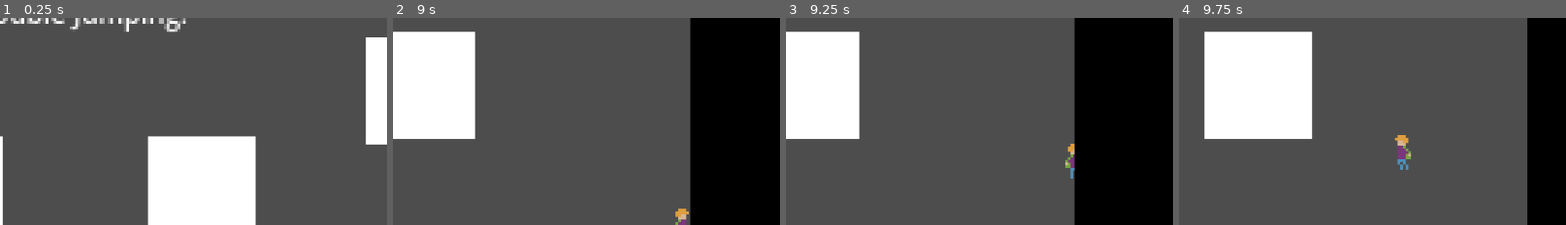
Above: before the commit, frames 1-4 (left to right).
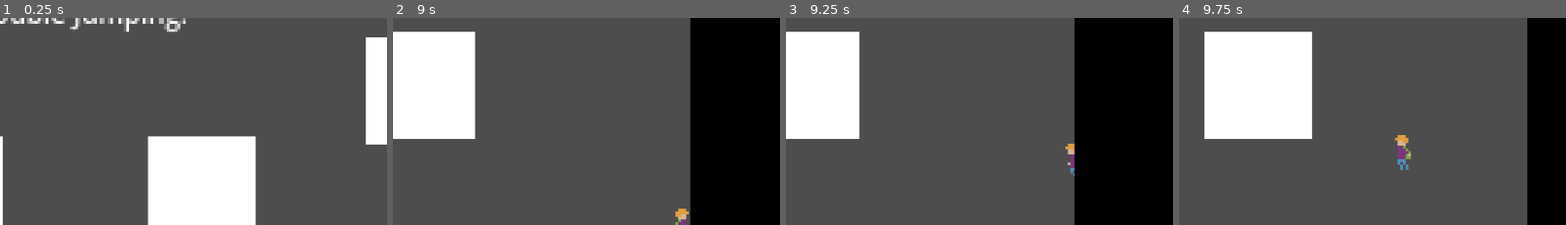
Above: after the commit, the same moments.

Repository: pidguit/Luminance
Game: Godot game, scene res://test level.tscn
The game is run twice, just before and just after one commit, with the same random seed, the same clock (stepped at 60 frames per second) and the same inputs.
Inputs:
- Up to frame 1 (0.25 s): no input
- Up to frame 2 (9 s): hold D (move_right) 0.53-2.03 s; tap Shift (slide) at 0.6, 1.55, 2.1, 2.85, 4.35, 5.1, 6.05, 6.6, 7.35, 8.85 s; tap Space (jump) at 0.77, 0.8, 1.07, 1.35, 1.52, 1.82, 2.3, 3.02, 3.32, 3.6, 3.77, 4.07, 4.52, 4.82, 5.3, 5.85, 6.02, 6.32, 6.77, 6.8, 7.07, 7.52, 7.82, 8.1 s; hold A (move_left) 2.03-2.78 s; hold D (move_right) 2.78-4.28 s; hold A (move_left) 4.28-5.03 s; hold D (move_right) 5.03-5.78 s; hold A (move_left) 5.78-7.28 s; hold D (move_right) from 7.28 s (still down)
- Up to frame 3 (9.25 s): keep holding D (move_right); tap Space (jump) at 9.02 s
- Up to frame 4 (9.75 s): tap Space (jump) at 9.32 s; release D (move_right) at 9.53 s; hold A (move_left) from 9.53 s (still down); tap Shift (slide) at 9.6 s
The pictures show only the part of the screen within x 14-64%, y 44-94%; the shares and areas given below are measured in that part.

Frames 1-2 are identical in both runs. In frame 3, 0.2% of the frame differs, in the area x 72-75%, y 60-78%; in frame 4, nothing differs.

Commit message:
Added the headlamp sprite for when in darkness, also added a bunch of comments describing what each block does in the player file

Diff:
--- a/player.gd
+++ b/player.gd
@@ -35,10 +35,12 @@
 var crouching = false
 var aircrouch = false
 
+var brightness = "light"
+
 func _physics_process(delta: float) -> void:
-
 	# direction the player is facing (put at top just in case for later cause there's a lot of things that use this)
 	var direction = 0
+
 	# Add the gravity and set max fall speed
 	if not is_on_floor():
 		velocity += get_gravity() * delta
@@ -47,16 +49,22 @@
 		if velocity.y > maxfallspeed:
 			velocity.y = maxfallspeed
 
-	# Resets double jump while on floor
+	# Resets double jump while on floor and animates walking and idle
 	if is_on_floor():
 		airjumpsavailable = MaxAirJumps
 		slide_jump = false
 		walljump = false
 		walljumpoverride = false
 		if velocity.x == 0:
-			$AnimatedSprite2D.play("Idle")
+			if brightness == "dark":
+				$AnimatedSprite2D.play("IdleLight")
+			else:
+				$AnimatedSprite2D.play("Idle")
 		elif is_sliding == false:
-			$AnimatedSprite2D.play("Walking")
+			if brightness == "dark":
+				$AnimatedSprite2D.play("WalkingLight")
+			else:
+				$AnimatedSprite2D.play("Walking")
 
 	# Starts a Slide
 	if is_on_floor() and Input.is_action_just_pressed("slide") and is_sliding == false:
@@ -70,11 +78,8 @@
 		crouching = true
 	elif not is_on_floor() and Input.is_action_pressed("move_down"):
 		aircrouch = true
-		if airjumpsavailable < 1 or walljump:
+		if airjumpsavailable < 1 or walljump or (velocity.y != 0 and (not crouching or not aircrouch)):
 			crouching = false
-			aircrouch = false
-		if velocity.y != 0 and (not crouching or not aircrouch):
-			crouching  = false
 			aircrouch = false
 	elif can_stand_up() == false:
 			crouching = true
@@ -83,6 +88,7 @@
 		crouching = false
 		aircrouch = false
 
+	# Counts down the sliding timer and ends slide
 	if is_sliding == true:
 		slide_timer -= delta # Starts timer
 		if Input.is_action_just_pressed("jump"): # Cancels slide for a slide jump
@@ -121,9 +127,9 @@
 	# Walking target velocity, this is the default
 	var target_velocity_x = direction * SPEED
 
+	# Can't move while crouching
 	if crouching and is_on_floor():
 		target_velocity_x = 0
-
 
 	# Get's wall direction (for wall jump)
 	if is_on_wall():
@@ -171,7 +177,7 @@
 	# Sliding down wall Physics
 	if is_on_wall() and (not crouching or not aircrouch):
 		var wall_dir = get_wall_normal().x
-		if ((wall_dir > 0 and velocity.x < 0) or (wall_dir < 0 and velocity.x > 0)) and not is_on_floor():
+		if ((wall_dir > 0 and  velocity.x < 0) or (wall_dir < 0 and velocity.x > 0)) and not is_on_floor():
 			maxfallspeed = 50
 		else:
 			maxfallspeed = TERMINAL_VELOCITY
@@ -182,45 +188,69 @@
 	elif (velocity.x < -1) or (crouching and direction < 0):
 		$AnimatedSprite2D.flip_h = true
 
+	animate(brightness)
+
+	move_and_slide()
+
+	# snaps character to pixels (don't  really understand this still tbh)
+	#$AnimatedSprite2D.position = position.snapped(Vector2(1,1)) - position
+
+# Activates a slide
+func start_slide():
+	if brightness == "dark":
+		$AnimatedSprite2D.play("SlideLight")
+	else:
+		$AnimatedSprite2D.play("Slide")
+	is_sliding = true
+	slide_timer = slide_duration
+	var direction = last_direction
+	velocity.x = slide_speed * direction
+
+# Ends a slide
+func end_slide():
+	if brightness == "dark":
+		$AnimatedSprite2D.play("WalkingLight")
+	else:
+		$AnimatedSprite2D.play("Walking")
+	is_sliding = false
+	set_collision("default")
+
+# Sets collision based on what state is needed (can't do it in physics process)
+func set_collision(state):
+	$DefaultCollision.disabled = state != "default"
+	$SlideCollision.disabled = state != "slide"
+	$CrouchCollision.disabled = state != "crouch"
+
+# Checks if the player can stand up (make sure player doesn't get stuck after a slide)
+func can_stand_up():
+	if $LeftRayCast.is_colliding() or $RightRayCast.is_colliding():
+		return false
+	else:
+		return true
+
+# Animation Logic for a couple states, allows for flipping it from light to dark
+func animate(state):
+	var list = []
+	var dark = ["CrouchingLight", "MovingFallLight", "FallLight", "WallSlideLight"]
+	var light = ["Crouching", "MovingFall", "Fall", "WallSlide"]
+
+	if state == "dark":
+		list = dark
+	else:
+		list = light
+
 	if is_sliding:
 		set_collision("slide")
 	elif crouching or aircrouch or can_stand_up() == false:
 		set_collision("crouch")
-		$AnimatedSprite2D.play("Crouching")
+		$AnimatedSprite2D.play(list[0])
 	elif not is_on_floor() and velocity.x != 0 and crouching == false and not is_on_wall():
-		$AnimatedSprite2D.play("MovingFall")
-	elif not is_on_floor() and not aircrouch:
-		$AnimatedSprite2D.play("Fall")
+		$AnimatedSprite2D.play(list[1])
+	elif not is_on_floor() and not aircrouch and not is_on_wall():
+		$AnimatedSprite2D.play(list[2])
+	elif is_on_wall() and maxfallspeed == 50:
+		$AnimatedSprite2D.play(list[3])
 	else:
 		set_collision("default")
 
-	move_and_slide()
-	# snaps character to pixels (don't  really understand this still tbh)
-	#$AnimatedSprite2D.position = position.snapped(Vector2(1,1)) - position
-
-
-# Activates a slide
-func start_slide():
-	$AnimatedSprite2D.play("Slide")
-	is_sliding = true
-	slide_timer = slide_duration
-	var direction = last_direction
-	velocity.x = slide_speed * direction
-
-# Ends a slide
-func end_slide():
-	$AnimatedSprite2D.play("Walking")
-	is_sliding = false
-
-func set_collision(state):
-	$DefaultCollision.disabled = state != "default"
-	$SlideCollision.disabled = state != "slide"
-	$CrouchCollision.disabled = state != "crouch"
-
-func can_stand_up():
-	if $LeftRayCast.is_colliding() or $RightRayCast.is_colliding():
-		return false
-	else:
-		return true
-
 # Put mouth on breathing animation?
--- a/player.tscn
+++ b/player.tscn
@@ -2,15 +2,24 @@
 
 [ext_resource type="Script" uid="uid://cqos70q65a3u3" path="res://player.gd" id="1_onrkg"]
 [ext_resource type="Texture2D" uid="uid://ciits1yhtb2p0" path="res://assets/sprites/full.png" id="2_onrkg"]
+[ext_resource type="Texture2D" uid="uid://nldahtt6ah5l" path="res://assets/sprites/fullight.png" id="3_i3pqv"]
 
 [sub_resource type="AtlasTexture" id="AtlasTexture_i3pqv"]
 atlas = ExtResource("2_onrkg")
 region = Rect2(0, 16, 16, 16)
 
+[sub_resource type="AtlasTexture" id="AtlasTexture_nvl01"]
+atlas = ExtResource("3_i3pqv")
+region = Rect2(0, 16, 16, 16)
+
 [sub_resource type="AtlasTexture" id="AtlasTexture_onrkg"]
 atlas = ExtResource("2_onrkg")
 region = Rect2(0, 64, 16, 16)
 
+[sub_resource type="AtlasTexture" id="AtlasTexture_ivps1"]
+atlas = ExtResource("3_i3pqv")
+region = Rect2(0, 64, 16, 16)
+
 [sub_resource type="AtlasTexture" id="AtlasTexture_hqtel"]
 atlas = ExtResource("2_onrkg")
 region = Rect2(0, 0, 16, 16)
@@ -19,14 +28,30 @@
 atlas = ExtResource("2_onrkg")
 region = Rect2(16, 0, 16, 16)
 
+[sub_resource type="AtlasTexture" id="AtlasTexture_urp6f"]
+atlas = ExtResource("3_i3pqv")
+region = Rect2(0, 0, 16, 16)
+
+[sub_resource type="AtlasTexture" id="AtlasTexture_bwjto"]
+atlas = ExtResource("3_i3pqv")
+region = Rect2(16, 0, 16, 16)
+
 [sub_resource type="AtlasTexture" id="AtlasTexture_b26j0"]
 atlas = ExtResource("2_onrkg")
 region = Rect2(16, 64, 16, 16)
 
+[sub_resource type="AtlasTexture" id="AtlasTexture_606se"]
+atlas = ExtResource("3_i3pqv")
+region = Rect2(16, 64, 16, 16)
+
 [sub_resource type="AtlasTexture" id="AtlasTexture_2hs0m"]
 atlas = ExtResource("2_onrkg")
 region = Rect2(0, 32, 16, 16)
 
+[sub_resource type="AtlasTexture" id="AtlasTexture_u1c27"]
+atlas = ExtResource("3_i3pqv")
+region = Rect2(0, 32, 16, 16)
+
 [sub_resource type="AtlasTexture" id="AtlasTexture_1jxqw"]
 atlas = ExtResource("2_onrkg")
 region = Rect2(0, 48, 16, 16)
@@ -34,6 +59,22 @@
 [sub_resource type="AtlasTexture" id="AtlasTexture_dw050"]
 atlas = ExtResource("2_onrkg")
 region = Rect2(16, 48, 16, 16)
+
+[sub_resource type="AtlasTexture" id="AtlasTexture_op7ga"]
+atlas = ExtResource("3_i3pqv")
+region = Rect2(0, 48, 16, 16)
+
+[sub_resource type="AtlasTexture" id="AtlasTexture_q13i1"]
+atlas = ExtResource("3_i3pqv")
+region = Rect2(16, 48, 16, 16)
+
+[sub_resource type="AtlasTexture" id="AtlasTexture_n7ghd"]
+atlas = ExtResource("2_onrkg")
+region = Rect2(0, 80, 16, 16)
+
+[sub_resource type="AtlasTexture" id="AtlasTexture_pylmc"]
+atlas = ExtResource("3_i3pqv")
+region = Rect2(0, 80, 16, 16)
 
 [sub_resource type="SpriteFrames" id="SpriteFrames_i3pqv"]
 resource_local_to_scene = true
@@ -44,7 +85,15 @@
 }],
 "loop": true,
 "name": &"Crouching",
-"speed": 5.0
+"speed": 10.0
+}, {
+"frames": [{
+"duration": 1.0,
+"texture": SubResource("AtlasTexture_nvl01")
+}],
+"loop": true,
+"name": &"CrouchingLight",
+"speed": 10.0
 }, {
 "frames": [{
 "duration": 1.0,
@@ -52,7 +101,15 @@
 }],
 "loop": true,
 "name": &"Fall",
-"speed": 1.0
+"speed": 10.0
+}, {
+"frames": [{
+"duration": 1.0,
+"texture": SubResource("AtlasTexture_ivps1")
+}],
+"loop": true,
+"name": &"FallLight",
+"speed": 10.0
 }, {
 "frames": [{
 "duration": 1.0,
@@ -67,11 +124,30 @@
 }, {
 "frames": [{
 "duration": 1.0,
+"texture": SubResource("AtlasTexture_urp6f")
+}, {
+"duration": 1.0,
+"texture": SubResource("AtlasTexture_bwjto")
+}],
+"loop": true,
+"name": &"IdleLight",
+"speed": 1.0
+}, {
+"frames": [{
+"duration": 1.0,
 "texture": SubResource("AtlasTexture_b26j0")
 }],
 "loop": true,
 "name": &"MovingFall",
-"speed": 1.0
+"speed": 10.0
+}, {
+"frames": [{
+"duration": 1.0,
+"texture": SubResource("AtlasTexture_606se")
+}],
+"loop": true,
+"name": &"MovingFallLight",
+"speed": 10.0
 }, {
 "frames": [{
 "duration": 1.0,
@@ -79,7 +155,15 @@
 }],
 "loop": true,
 "name": &"Slide",
-"speed": 5.0
+"speed": 10.0
+}, {
+"frames": [{
+"duration": 1.0,
+"texture": SubResource("AtlasTexture_u1c27")
+}],
+"loop": true,
+"name": &"SlideLight",
+"speed": 10.0
 }, {
 "frames": [{
 "duration": 1.0,
@@ -91,6 +175,33 @@
 "loop": true,
 "name": &"Walking",
 "speed": 5.0
+}, {
+"frames": [{
+"duration": 1.0,
+"texture": SubResource("AtlasTexture_op7ga")
+}, {
+"duration": 1.0,
+"texture": SubResource("AtlasTexture_q13i1")
+}],
+"loop": true,
+"name": &"WalkingLight",
+"speed": 5.0
+}, {
+"frames": [{
+"duration": 1.0,
+"texture": SubResource("AtlasTexture_n7ghd")
+}],
+"loop": true,
+"name": &"WallSlide",
+"speed": 10.0
+}, {
+"frames": [{
+"duration": 1.0,
+"texture": SubResource("AtlasTexture_pylmc")
+}],
+"loop": true,
+"name": &"WallSlideLight",
+"speed": 10.0
 }]
 
 [sub_resource type="RectangleShape2D" id="RectangleShape2D_hqtel"]
@@ -107,7 +218,8 @@
 
 [node name="AnimatedSprite2D" type="AnimatedSprite2D" parent="." unique_id=1150225611]
 sprite_frames = SubResource("SpriteFrames_i3pqv")
-animation = &"Slide"
+animation = &"WallSlideLight"
+frame_progress = 0.43287036
 
 [node name="DefaultCollision" type="CollisionShape2D" parent="." unique_id=1941135019]
 position = Vector2(0, 2.5)
Binary file changed: assets/sprites/full.png
Binary file added: assets/sprites/fullight.png
Not shown, added: assets/sprites/fullight.png.import
